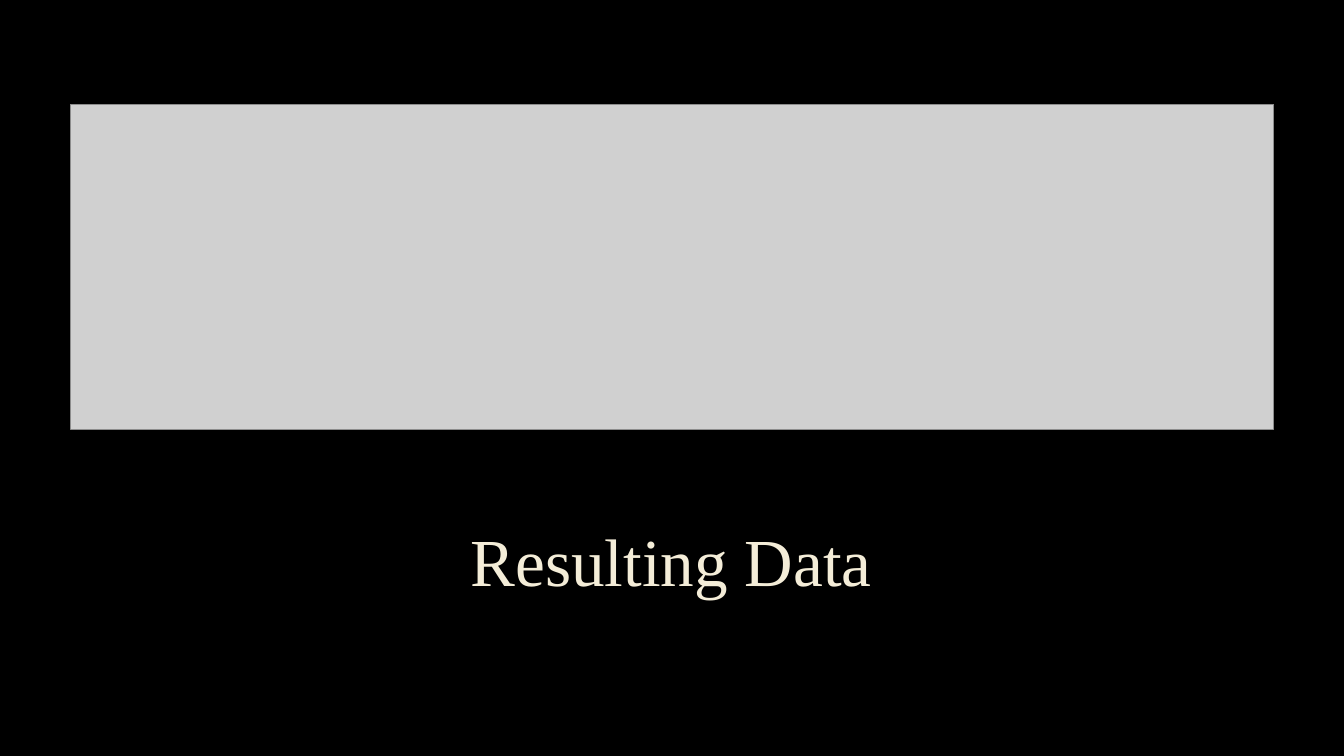
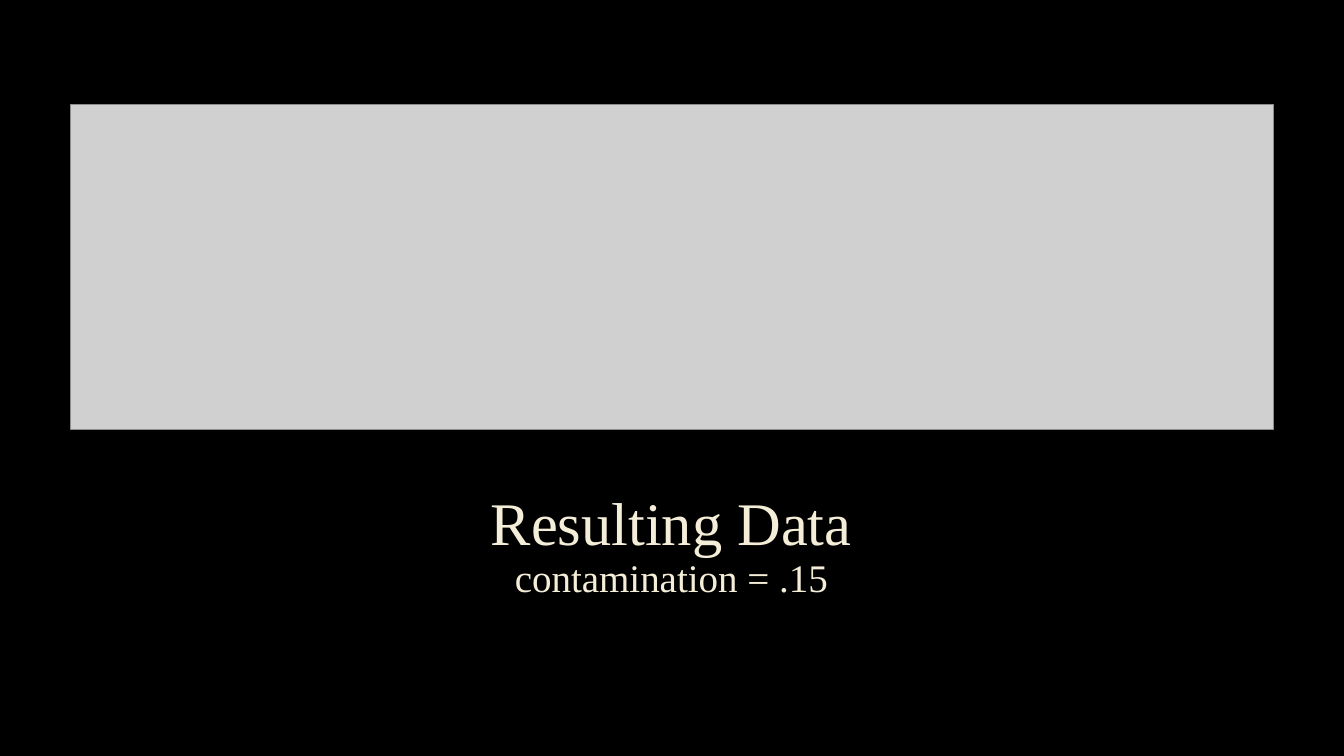
Before and after one commit to cmbfuqua/senior_project, a slide deck: slide 12 of Outlier Detection Presentation.pptx (slide 13 before the commit). Drawn at 1344x756 pixels with LibreOffice and Linux fonts; fonts in the diff are those of the drawing; grey boxes stand for pictures; background and template pictures are left out. Boxes give left, top, right and bottom in pixels: in the first picture for what was removed or moved away, otherwise in the second. Text is boxed around its words. In the diff, an @@ line names an element or a change of style, - is before the commit and + after.

```diff
--- a/Outlier Detection Presentation.pptx
+++ b/Outlier Detection Presentation.pptx
@@ title at [491, 503, 852, 593]: text changed; size 48 to 27.9 pt @@
-Resulting Data
+Resulting Data
+contamination = .15
```
Also in this commit, not shown: 6 other slides changed, 7 slides added, 4 slides removed, 11 other files.
